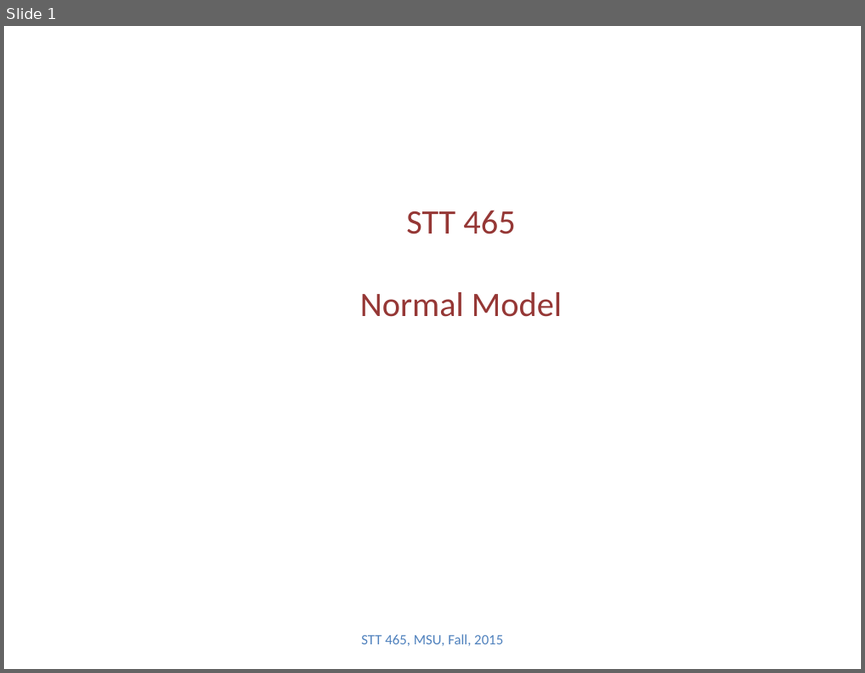
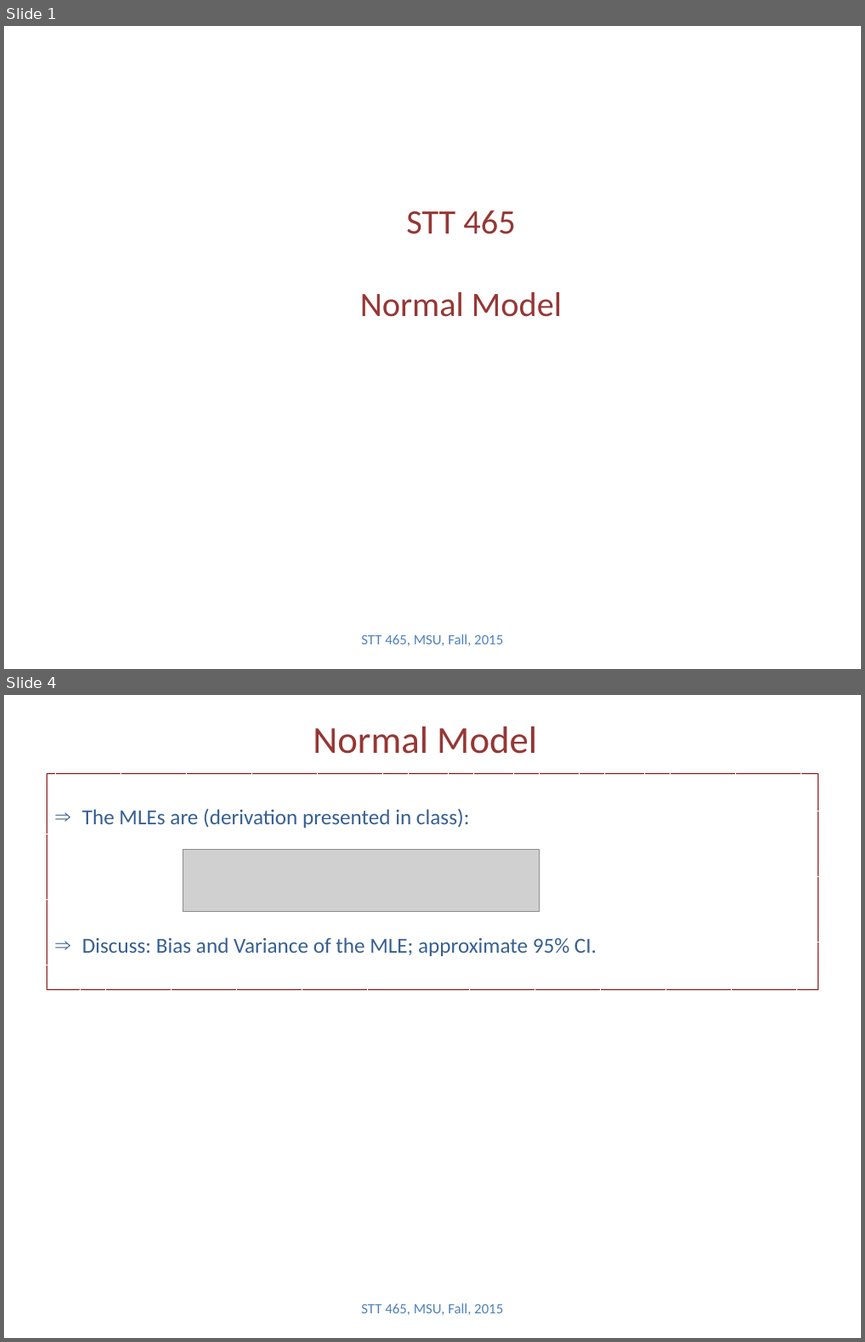
Before and after one commit to Boukos/STT465, a slide deck: STT465_5.pptx. Shown one above the other, each under a label of ours: slide 1 before the commit, slides 1 and 4 after it; the slides between them are not shown. The pictures are 865x673 and 865x1342 pixels, drawn with LibreOffice and Linux fonts; fonts in the diff are those of the drawing; grey boxes stand for pictures. Boxes give left, top, right and bottom in pixels: in the first picture for what was removed or moved away, otherwise in the second. Text is boxed around its words. In the diff, an @@ line names an element or a change of style, - is before the commit and + after.

```diff
--- a/STT465_5.pptx
+++ b/STT465_5.pptx
@@ slide 4 added at <box>4,695,861,1338</box>, background #FFFFFF @@
@@ title added at <box>313,726,537,754</box>, 32 pt, text #953735 @@
+Normal Model
@@ rectangle added at <box>46,774,818,990</box>, outline #800000 0.75 pt dashed, 18 pt, text #376092 @@
+⇒ The MLEs are (derivation presented in class):
+⇒ Discuss: Bias and Variance of the MLE; approximate 95% CI.
@@ picture added at <box>183,850,539,912</box> @@
@@ text added at <box>361,1303,503,1315</box>, 12 pt, text #4F81BD @@
+STT 465, MSU, Fall, 2015
```
Also in this commit, not shown: 2 slides changed, 10 other slides added, 2 other files.
